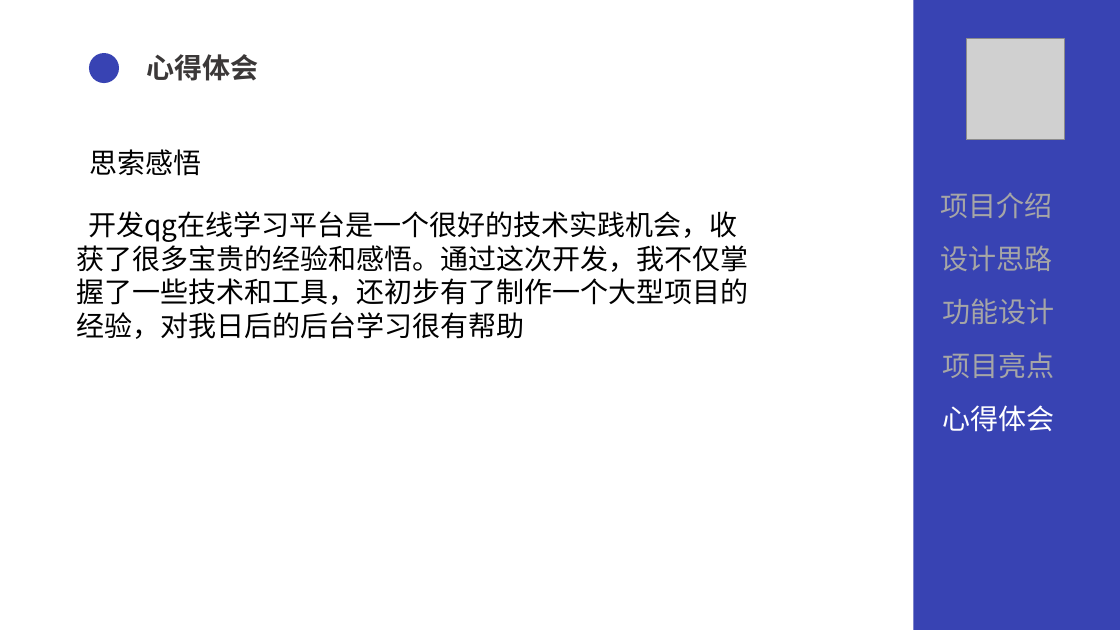
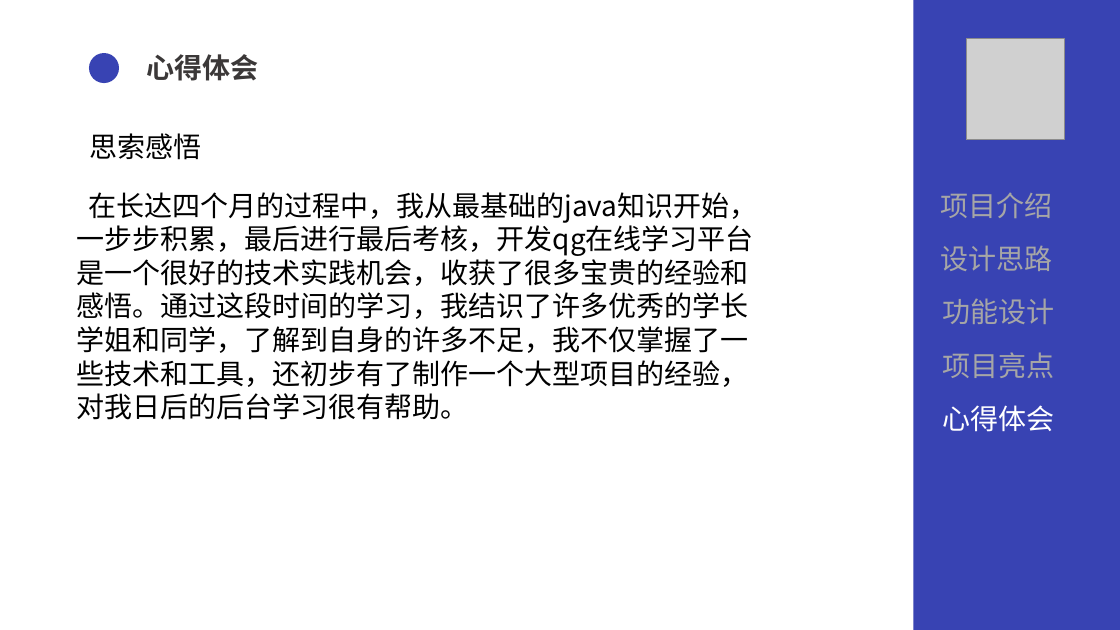
Before and after one commit to Yan18675524202/yqy_qg_2, a slide deck: slide 21 of ppt.pptx (slide 26 before the commit). Drawn at 1120x630 pixels with LibreOffice and Linux fonts; fonts in the diff are those of the drawing; grey boxes stand for pictures. Boxes give left, top, right and bottom in pixels: in the first picture for what was removed or moved away, otherwise in the second. Text is boxed around its words. In the diff, an @@ line names an element or a change of style, - is before the commit and + after.

```diff
--- a/ppt.pptx
+++ b/ppt.pptx
@@ text "思索感悟": place and size @@
-text "思索感悟" at bbox=[89, 149, 201, 176]
+text "思索感悟" at bbox=[89, 133, 201, 160]
@@ text at bbox=[77, 192, 757, 420]: text changed @@
-开发qg在线学习平台是一个很好的技术实践机会，收获了很多宝贵的经验和感悟。通过这次开发，我不仅掌握了一些技术和工具，还初步有了制作一个大型项目的经验，对我日后的后台学习很有帮助
+在长达四个月的过程中，我从最基础的java知识开始，一步步积累，最后进行最后考核，开发qg在线学习平台是一个很好的技术实践机会，收获了很多宝贵的经验和感悟。通过这段时间的学习，我结识了许多优秀的学长学姐和同学，了解到自身的许多不足，我不仅掌握了一些技术和工具，还初步有了制作一个大型项目的经验，对我日后的后台学习很有帮助。
```
Also in this commit, not shown: 8 other slides changed, 5 slides removed, 2 other files.
